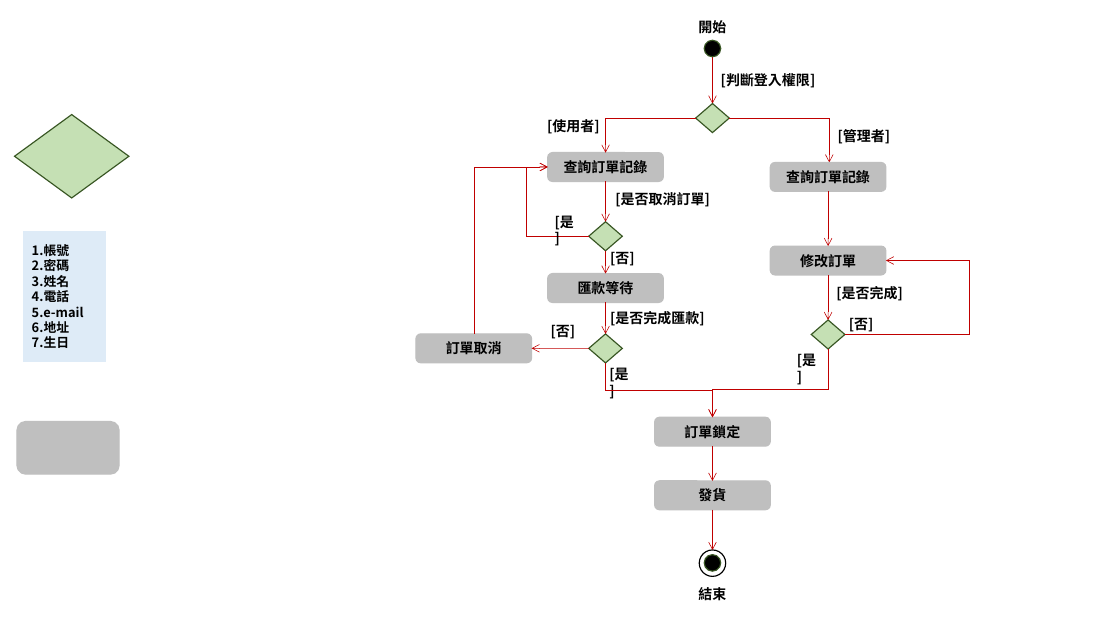
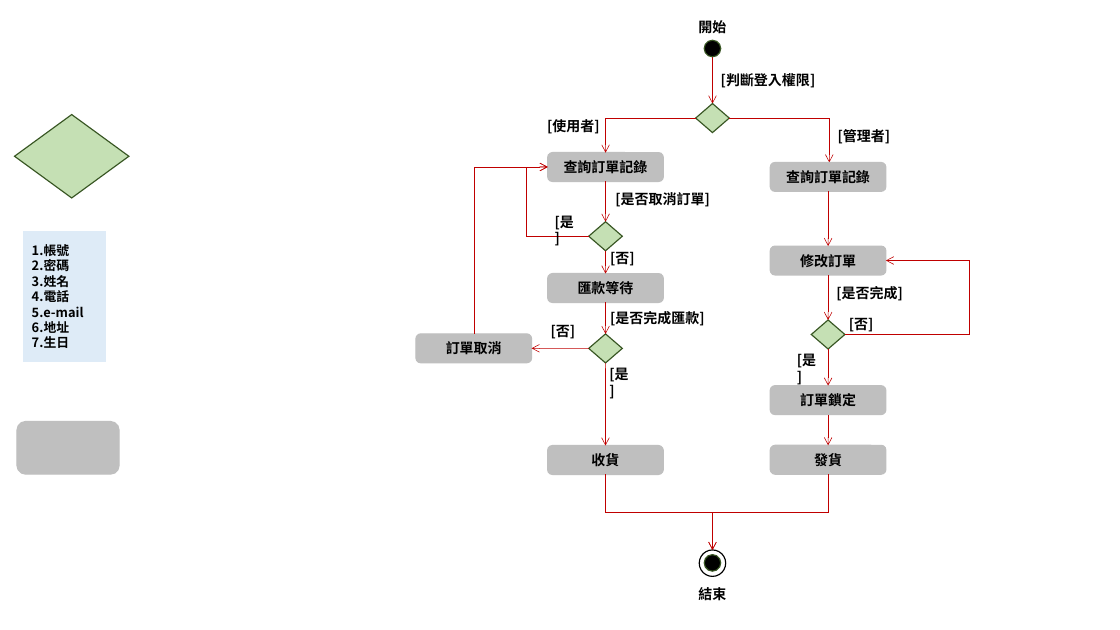
Before and after one commit to gnshiun/WebProject, a slide deck: slide 2 of 02_活動圖/活動圖_訂單管理.pptx. Drawn at 1120x630 pixels with LibreOffice and Linux fonts; fonts in the diff are those of the drawing. Boxes give left, top, right and bottom in pixels: in the first picture for what was removed or moved away, otherwise in the second. Text is boxed around its words. In the diff, an @@ line names an element or a change of style, - is before the commit and + after.

Commit message:
活動圖_訂單管理

```diff
--- a/02_活動圖/活動圖_訂單管理.pptx
+++ b/02_活動圖/活動圖_訂單管理.pptx
@@ arrow moved from (712, 510) - (712, 550) to (828, 350) - (828, 386) @@
@@ arrow added from (606, 363) to (606, 445), #C00000 0.5 pt @@
@@ rounded rectangle "訂單鎖定": place and size @@
-rounded rectangle "訂單鎖定" at [655, 418, 770, 446]
+rounded rectangle "訂單鎖定" at [770, 386, 886, 414]
@@ arrow moved from (712, 446) - (712, 481) to (828, 414) - (828, 445) @@
@@ rounded rectangle added at [548, 445, 664, 474], fill #BFBFBF, outline #BFBFBF 1 pt, 12 pt, text #000000, bold @@
+收貨
@@ rounded rectangle "發貨": place and size @@
-rounded rectangle "發貨" at [655, 481, 770, 509]
+rounded rectangle "發貨" at [770, 445, 886, 474]
@@ elbow arrow moved from (606, 363) - (712, 418) to (606, 475) - (712, 550) @@
@@ elbow arrow moved from (828, 350) - (712, 418) to (828, 475) - (712, 550) @@
```
